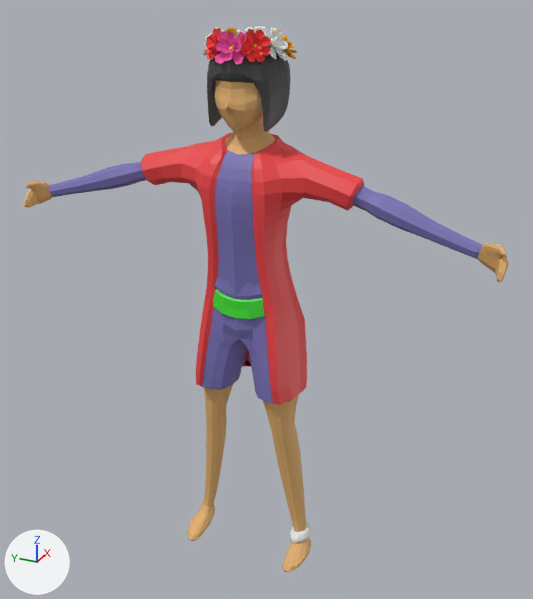
Before and after pictures for a commit that changed the FBX model Assets/A villager.fbx.
Rendered twice from a camera (50 mm lens) standing at (-23.8, -11.7, 2.9) and looking at (1.3, -0.4, -9.7). Every picture has the same lights, and +X, +Y and +Z are marked at lower left. Where no turn or scale is listed for an object, it has been applied to the vertices. Vertices at the same position are counted once.

In view in the first picture: 'pCube22.003', 'villigers'.
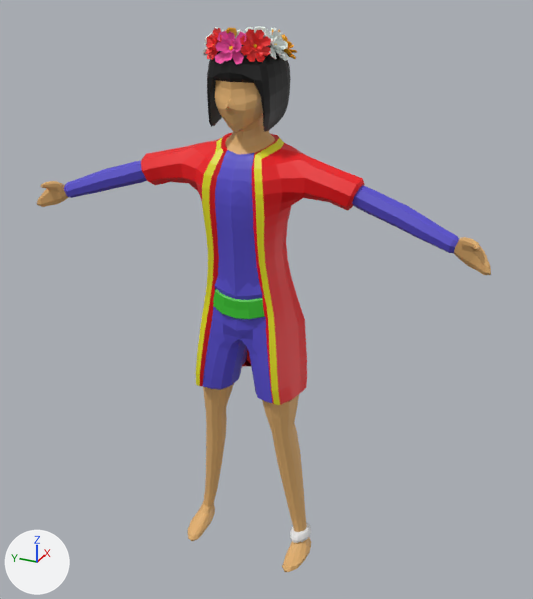
What differs and where, as boxes [x1, y1, x2, y2] in the pictures (533 x 599 px; the box of a moved part takes in the faces that stretch with it):
'villigers', reshaped (54% narrower)
    before: [24, 36, 509, 572]
    after: [141, 36, 364, 572]
'villigers.001', added (blue)
    after: [37, 161, 491, 275]
    faces in mat_材質_003 (blue #574dcd): [64, 161, 459, 254]
    faces in mat_材質 (orange #e3b170): [37, 181, 491, 275]
part 1 of me_立方體_002, deleted (blue)
    before: [352, 185, 509, 282]
part 2 of me_立方體_002, moved or reshaped
    before: [193, 137, 301, 164]
    after: [193, 138, 301, 164]
part 3 of me_立方體_002, deleted (blue)
    before: [24, 161, 147, 208]
part 4 of me_立方體_002, recoloured
    both: [213, 289, 264, 319]
part 5 of me_立方體_002, recoloured
    both: [203, 150, 272, 403]
part 6 of me_立方體_002, recoloured
    both: [207, 45, 291, 132]
part 7 of me_立方體_002, recoloured
    both: [141, 132, 364, 405]
part 8 of me_立方體_002, recoloured (red to yellow)
    both: [196, 136, 281, 405]

The edits, one by one:
Material '材質.012' (mat_材質_012) is new.
Its base color is (0.8, 0.743, 0.00962) (yellow #e7e019).
Material '材質.002' (mat_材質_002) is new.
Its base color is (0.039, 0.524, 0.0258) (green #38bf2d).
Material '材質.003' (mat_材質_003) is new.
Its base color is (0.0955, 0.0741, 0.613) (blue #574dcd).
Material '材質.010' (mat_材質_010) is new.
Its base color is (0.881, 0.0, 0.00397) (red #f1000d).
Material '材質.008' (mat_材質_008) is new.
Its base color is (0.0, 0.0, 0.0) (black #000000).
me_立方體_002 is used by ob_villigers; location (0.0, 0.0, 0.0).
Verts and faces of me_立方體_002; kept vertices keep their numbers, new ones are numbered from 1704.
Before the commit, vertices of me_立方體_002: 149 (0.6, -1.4, -3.2) at pixel (283, 148), 822 (-0.2, -0.7, -3.3) at pixel (255, 154), 981 (0.6, 1.4, -3.2) at pixel (214, 141), 1594 (-0.2, 0.7, -3.3) at pixel (222, 150).
me_立方體_002 had 1704 vertices, 1711 faces and spanned x -1.0..2.6, y -9.7..9.7, z -21.6..0.6.
me_立方體_002 now has 1442 vertices, 1443 faces and spans x -1.0..2.6, y -4.5..4.5, z -21.6..0.6.
Part 1, on me_立方體_002:
131 vertices are removed from x -1.0..0.7, y -9.7..-4.3, z -6.5..-4.3.
134 faces are deleted.
Part 2, on me_立方體_002:
Vertex 149 moves to (0.6, -1.3, -3.2), pixel (280, 148).
Vertex 822 moves to (-0.1, -0.6, -3.4), pixel (255, 154).
Vertex 981 moves to (0.6, 1.3, -3.2), pixel (216, 141).
Vertex 1594 moves to (-0.1, 0.6, -3.4), pixel (223, 151).
Part 3, on me_立方體_002:
131 vertices are removed from x -1.0..0.7, y 4.3..9.7, z -6.4..-4.3.
134 faces are deleted.
me_立方體_002 part 4: 16 faces spanning x -0.7..-0.3, y -1.1..1.1, z -9.8..-8.8 switch from mat_材質_004 (green #40de34) to mat_材質_002 (green #38c02d).
me_立方體_002 part 5: 151 faces spanning x -0.8..2.3, y -1.7..1.7, z -13.5..-3.3 switch from mat_材質_005 (blue #7a73b7) to mat_材質_003 (blue #574dcd).
me_立方體_002 part 6: 270 faces spanning x -0.8..2.2, y -1.4..1.4, z -2.5..0.6 switch from mat_材質_006 (black #424242) to mat_材質_008 (black #000000).
me_立方體_002 part 7: 398 faces spanning x -0.8..2.6, y -4.5..4.5, z -13.5..-3.0 switch from mat_材質_007 (red #f14546) to mat_材質_010 (red #f1000d).
me_立方體_002 part 8: 48 faces spanning x -0.8..2.0, y -1.9..1.9, z -13.2..-3.0 switch from mat_材質_007 (red #f14546) to mat_材質_012 (yellow #e7e019).
Mesh me_立方體_003 is new.
It has 278 vertices, 268 faces and spans x -0.8..0.8, y -9.3..9.3, z -6.5..-4.2.
Faces by material slot: [140, 128].
It uses material mat_材質 (orange #e3b170).
It uses material mat_材質_003 (blue #574dcd).
Object 'villigers.001' (ob_villigers_001) is new; it shows me_立方體_003.
Its location is (0.0, 0.0, 0.0).
